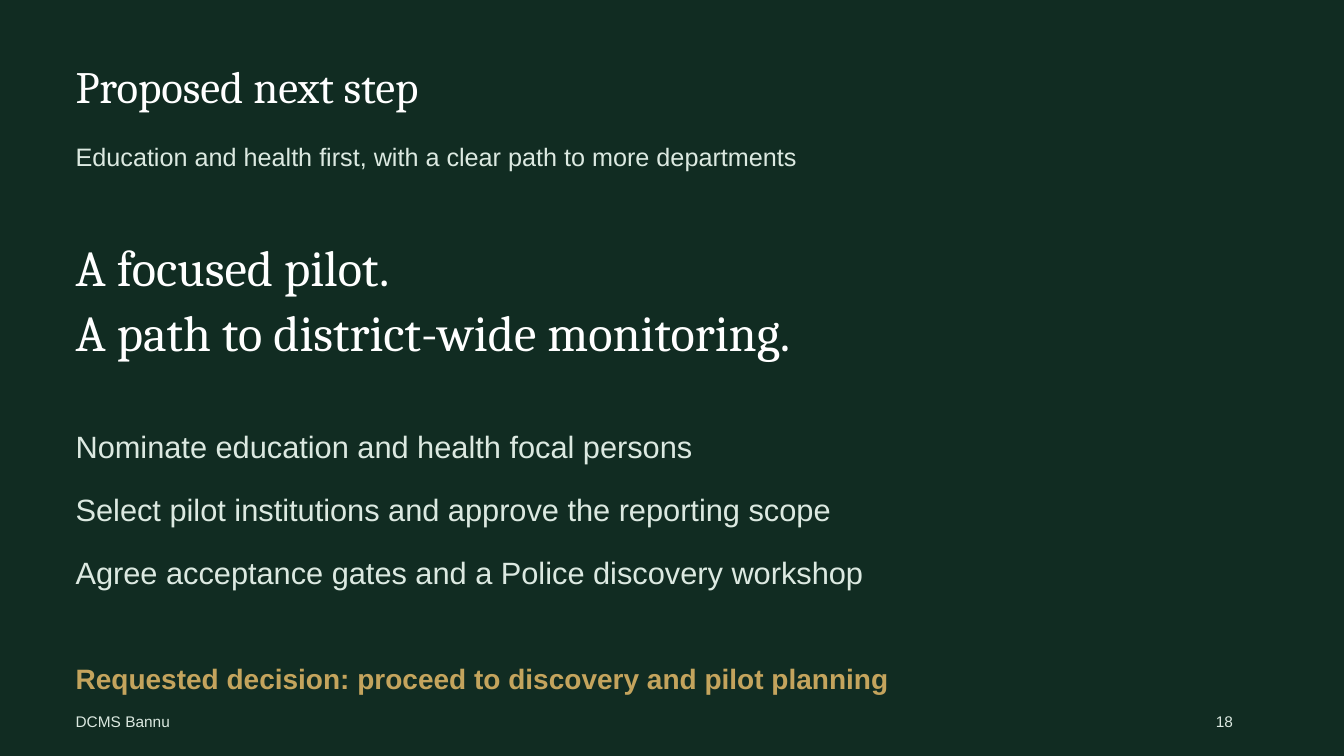
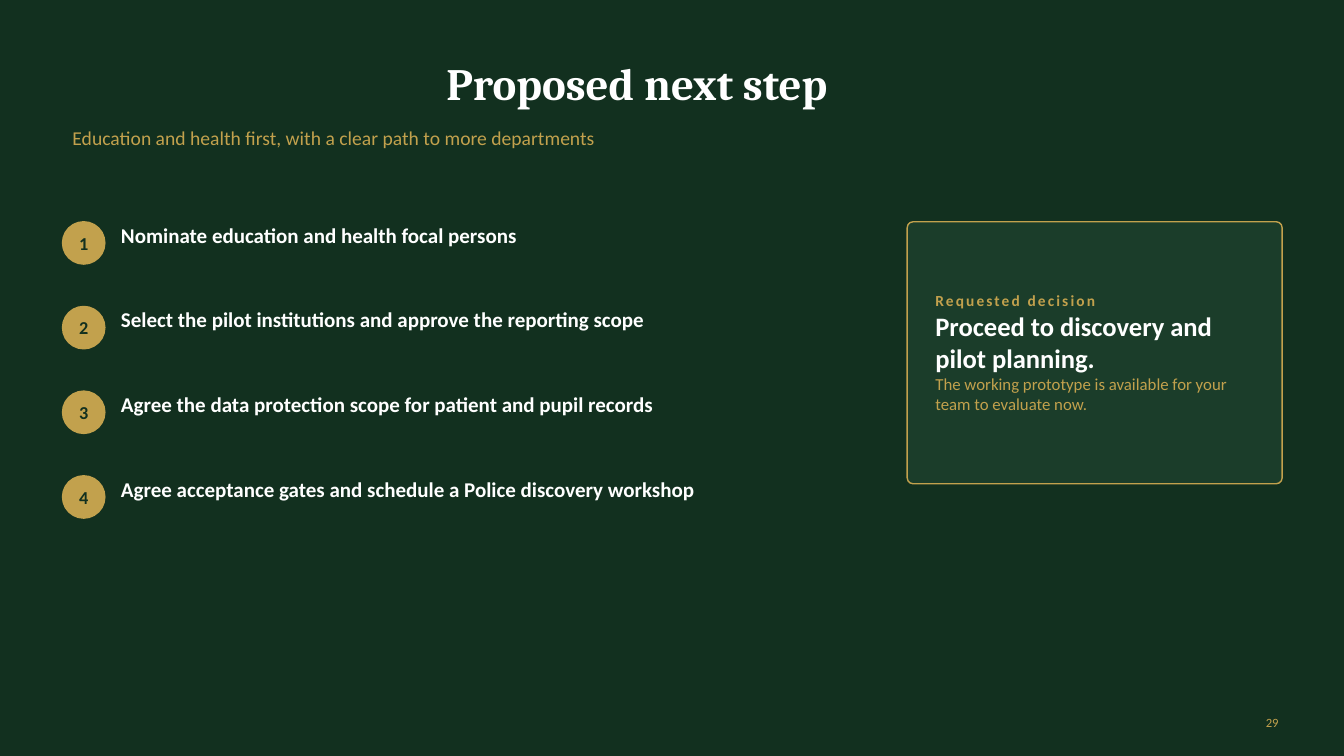
Before and after one commit to rizjaved8949/DC-Bannu-Portal, a slide deck: slide 29 of docs/DCMS_Bannu_Client_Pitch.pptx (slide 18 before the commit). Drawn at 1344x756 pixels with LibreOffice and Linux fonts; fonts in the diff are those of the drawing. Boxes give left, top, right and bottom in pixels: in the first picture for what was removed or moved away, otherwise in the second. Text is boxed around its words. In the diff, an @@ line names an element or a change of style, - is before the commit and + after.

```diff
--- a/docs/DCMS_Bannu_Client_Pitch.pptx
+++ b/docs/DCMS_Bannu_Client_Pitch.pptx
@@ background #112C22 to #12301F @@
@@ title "Proposed next step": place and size @@
-title "Proposed next step" at <box>76,72,419,113</box>
+title "Proposed next step" at <box>446,69,827,110</box>
@@ title "Proposed next step" at <box>446,69,827,110</box>: bold on; alignment left to centre; line spacing 1.08 to 1; vertical alignment top to middle @@
@@ text "Education and health first, with ...": place and size @@
-text "Education and health first, with ..." at <box>76,147,796,171</box>
+text "Education and health first, with ..." at <box>72,131,594,148</box>
@@ text "Education and health first, with ..." at <box>72,131,594,148</box>: size 18 to 14 pt, font Arial to Calibri, text colour #DCE9E1 to #C2A14D; line spacing 1.08 to 1; more space between paragraphs @@
@@ ellipse added at <box>63,222,105,264</box>, fill #C2A14D, outline #C2A14D 1 pt @@
@@ text added at <box>79,238,88,250</box>, 13 pt, text #12301F, bold @@
+1
@@ text "Nominate education and health focal ...": place and size @@
-text "Nominate education and health focal ..." at <box>76,435,692,464</box>
+text "Nominate education and health focal ..." at <box>121,228,516,247</box>
@@ text "Nominate education and health focal ..." at <box>121,228,516,247</box>: size 22 to 15 pt, font Arial to Calibri, text colour #DCE9E1 to #FFFFFF, bold on; line spacing 1.08 to 1; vertical alignment top to middle @@
@@ rounded rectangle added at <box>907,222,1282,484</box>, fill #1B3D2A, outline #C2A14D 1 pt @@
@@ text removed at <box>76,250,790,362</box> @@
-A focused pilot.
-A path to district-wide monitoring.
@@ vertical alignment top to middle in 3 elements at <box>121,482,694,501</box>, <box>121,312,644,331</box>, <box>935,295,1227,410</box> @@
@@ text at <box>935,295,1227,410</box>: text changed; size 20 to 12 pt; font Arial to Calibri; text colour #C4A45D to #C2A14D; bold off @@
-Requested decision: proceed to discovery and pilot planning
+Requested decision
+Proceed to discovery and pilot planning.
+The working prototype is available for your team to evaluate now.
@@ ellipse added at <box>63,307,105,349</box>, fill #C2A14D, outline #C2A14D 1 pt @@
@@ text added at <box>79,322,88,334</box>, 13 pt, text #12301F, bold @@
+2
@@ text at <box>121,312,644,331</box>: text changed; size 22 to 15 pt; font Arial to Calibri; text colour #DCE9E1 to #FFFFFF; bold on @@
-Select pilot institutions and approve the reporting scope
+Select the pilot institutions and approve the reporting scope
@@ ellipse added at <box>63,391,105,434</box>, fill #C2A14D, outline #C2A14D 1 pt @@
@@ text added at <box>79,407,88,419</box>, 13 pt, text #12301F, bold @@
+3
@@ text added at <box>121,397,653,416</box>, 15 pt, text #FFFFFF, bold @@
+Agree the data protection scope for patient and pupil records
@@ ellipse added at <box>63,476,105,518</box>, fill #C2A14D, outline #C2A14D 1 pt @@
@@ text added at <box>79,492,88,504</box>, 13 pt, text #12301F, bold @@
+4
@@ text at <box>121,482,694,501</box>: text changed; size 22 to 15 pt; font Arial to Calibri; text colour #DCE9E1 to #FFFFFF; bold on @@
-Agree acceptance gates and a Police discovery workshop
+Agree acceptance gates and schedule a Police discovery workshop
@@ text removed at <box>76,716,170,727</box> @@
-DCMS Bannu
@@ text removed at <box>1216,716,1233,727</box> @@
-18
@@ page number added at <box>1266,719,1279,727</box>, 9 pt, text #C2A14D @@
+29
```
Also in this commit, not shown: 11 other slides changed, 19 slides added, 8 slides removed, 25 other files.
